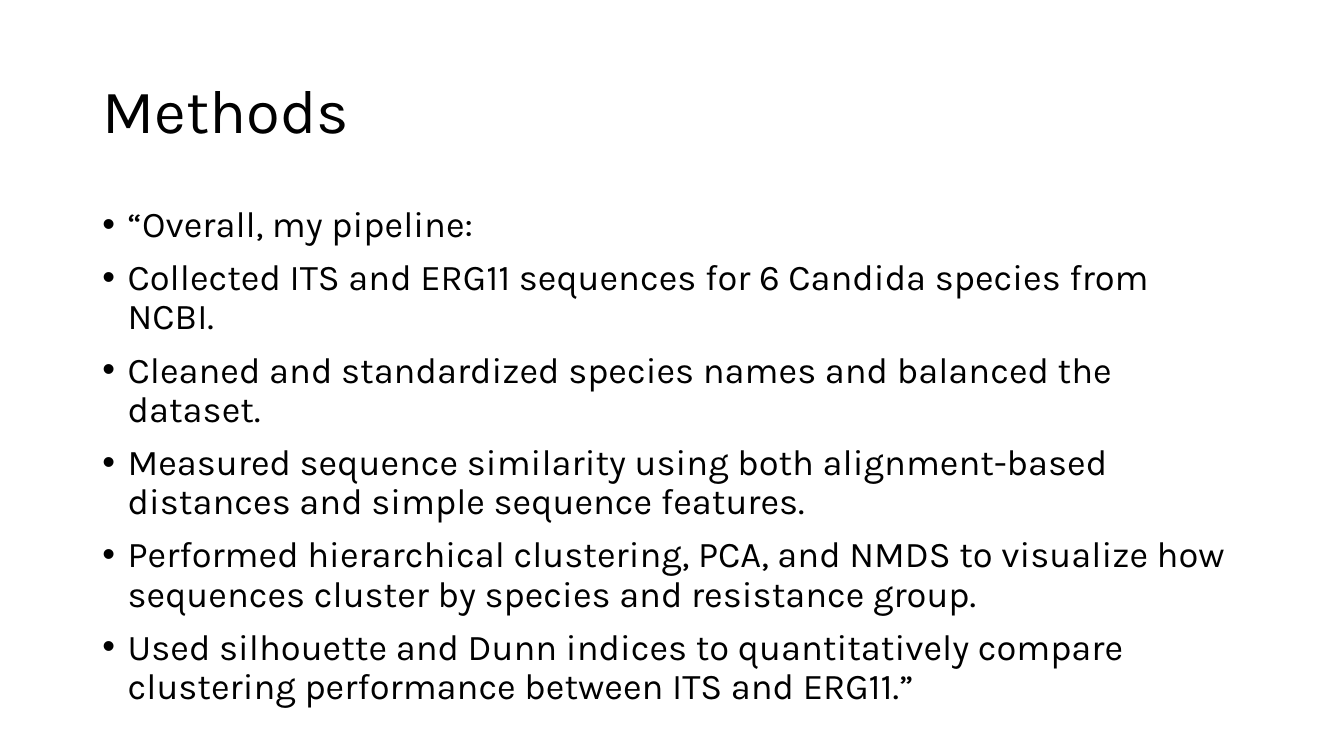
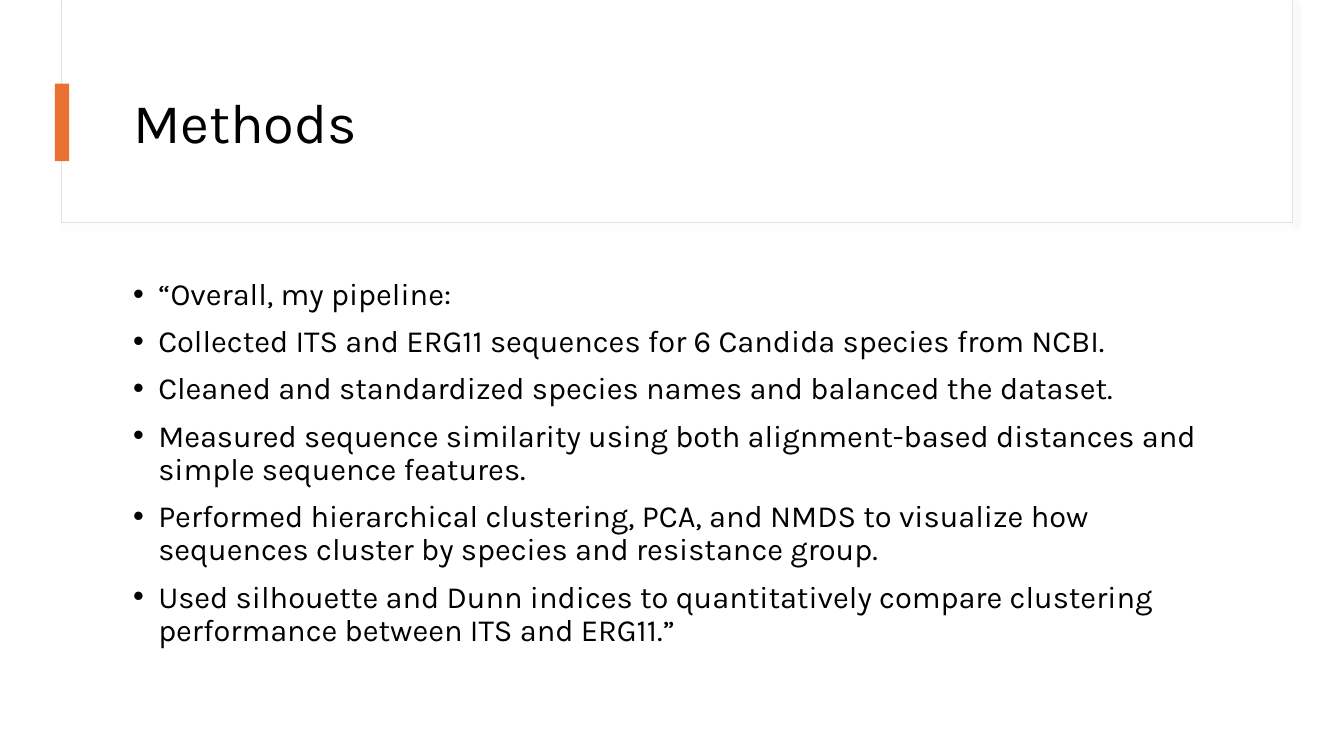
Before and after one commit to snsaiphoo/binf6210_assignment4, a slide deck: slide 6 of doc/Candida Comparison.pptx (slide 3 before the commit). Drawn at 1344x756 pixels with LibreOffice and Linux fonts; fonts in the diff are those of the drawing. Boxes give left, top, right and bottom in pixels: in the first picture for what was removed or moved away, otherwise in the second. Text is boxed around its words. In the diff, an @@ line names an element or a change of style, - is before the commit and + after.

```diff
--- a/doc/Candida Comparison.pptx
+++ b/doc/Candida Comparison.pptx
@@ rectangle added at bbox=[62, 0, 1293, 223], fill #FFFFFF, outline #E1E1E1 0.75 pt @@
@@ rectangle added at bbox=[63, 0, 1293, 222], fill #FFFFFF @@
@@ rectangle added at bbox=[55, 84, 70, 161], fill #E97132 @@
@@ title "Methods": place and size @@
-title "Methods" at bbox=[102, 91, 348, 134]
+title "Methods" at bbox=[133, 104, 357, 144]
@@ title "Methods" at bbox=[133, 104, 357, 144]: size 44 to 40 pt @@
@@ text "“Overall, my pipeline:": place and size @@
-text "“Overall, my pipeline:" at bbox=[128, 212, 1225, 700]
+text "“Overall, my pipeline:" at bbox=[158, 284, 1196, 649]
@@ text "“Overall, my pipeline:" at bbox=[158, 284, 1196, 649]: size 25.9 to 22 pt @@
```
Also in this commit, not shown: 8 other slides changed, 11 slides added, 1 slide removed, 18 other files.
